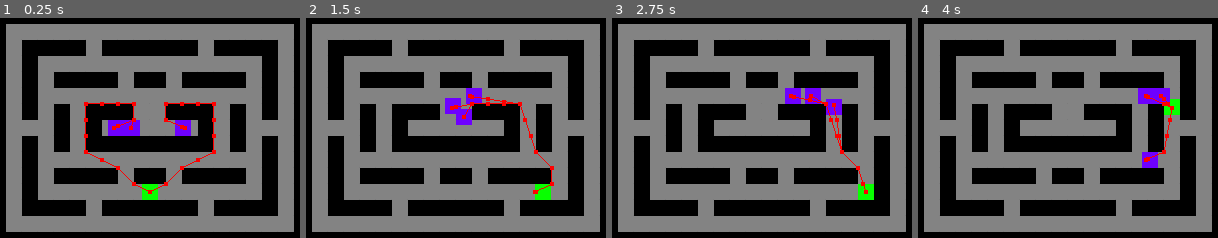
Above: before the commit, frames 1-4 (left to right).
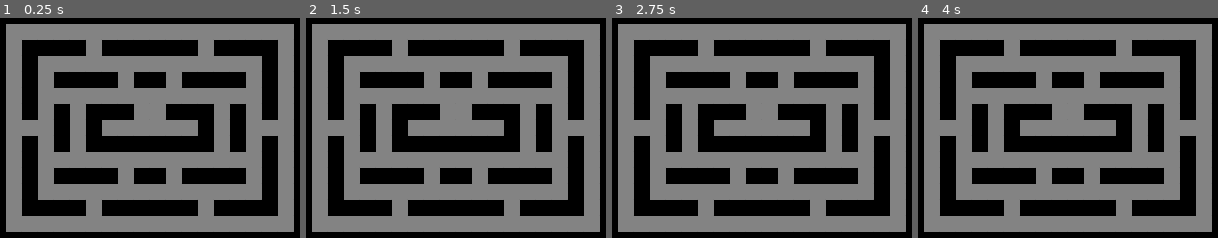
Above: after the commit, the same moments.

Repository: YhagoTomasini/P.A.C
Game: Godot game, scene res://Cenas/jogo_cena.tscn
Same seed, same stepped clock (60 frames per second), same inputs: the game is played once before the commit and once after it.
Inputs:
- Up to frame 1 (0.25 s): no input
- Up to frame 2 (1.5 s): hold D (direita) 0.53-1.28 s; hold S (baixo) from 1.28 s (still down)
- Up to frame 3 (2.75 s): release S (baixo) at 2.03 s; hold D (direita) from 2.03 s (still down)
- Up to frame 4 (4 s): release D (direita) at 2.78 s; hold W (cima) 2.78-3.53 s; hold A (esquerda) from 3.53 s (still down)

The runs differ from the first frame. In frame 1, 2.5% of the frame differs, in the area x 28-72%, y 38-83%; in frame 2, 2.0%; in frame 3, 1.8%; in frame 4, 1.6%.

Commit message:
pasta de scripts

Diff:
--- a/Cenas/inimigo.tscn
+++ b/Cenas/inimigo.tscn
@@ -1,6 +1,6 @@
 [gd_scene load_steps=5 format=3 uid="uid://cfhnv5v6bi30u"]
 
-[ext_resource type="Script" path="res://Cenas/inimigoManager.gd" id="1_coy8l"]
+[ext_resource type="Script" path="res://Scripts/inimigoManager.gd" id="1_coy8l"]
 
 [sub_resource type="CanvasTexture" id="CanvasTexture_hiu3t"]
 
--- a/Cenas/jogo_cena.tscn
+++ b/Cenas/jogo_cena.tscn
@@ -30,13 +30,17 @@
 layer_0/tile_data = PackedInt32Array(0, 65536, 0, 65536, 65536, 0, 131072, 65536, 0, 196608, 65536, 0, 262144, 65536, 0 …(4615 unchanged characters)…
 
 [node name="Prisma" parent="." instance=ExtResource("1_52qxi")]
+visible = false
 position = Vector2(160, 184)
 
 [node name="Inimigo" parent="." instance=ExtResource("3_hh0kq")]
+visible = false
 position = Vector2(120, 120)
 
 [node name="Inimigo2" parent="." instance=ExtResource("3_hh0kq")]
+visible = false
 position = Vector2(136, 120)
 
 [node name="Inimigo3" parent="." instance=ExtResource("3_hh0kq")]
+visible = false
 position = Vector2(200, 120)
--- a/Cenas/prisma.tscn
+++ b/Cenas/prisma.tscn
@@ -1,6 +1,6 @@
 [gd_scene load_steps=6 format=3 uid="uid://bgoaxw7yrhqi5"]
 
-[ext_resource type="Script" path="res://Cenas/prismaControler.gd" id="1_g1cbp"]
+[ext_resource type="Script" path="res://Scripts/prismaControler.gd" id="1_g1cbp"]
 
 [sub_resource type="CanvasTexture" id="CanvasTexture_27rsb"]
 
Renamed: Cenas/inimigoManager.gd -> Scripts/inimigoManager.gd
Renamed: Cenas/prismaControler.gd -> Scripts/prismaControler.gd
